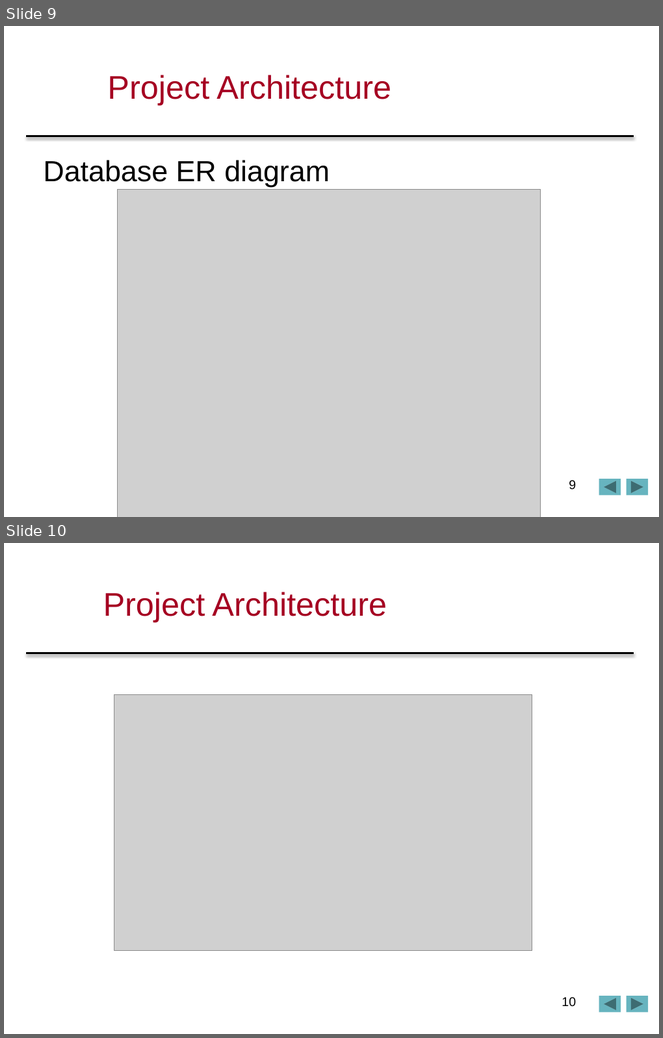
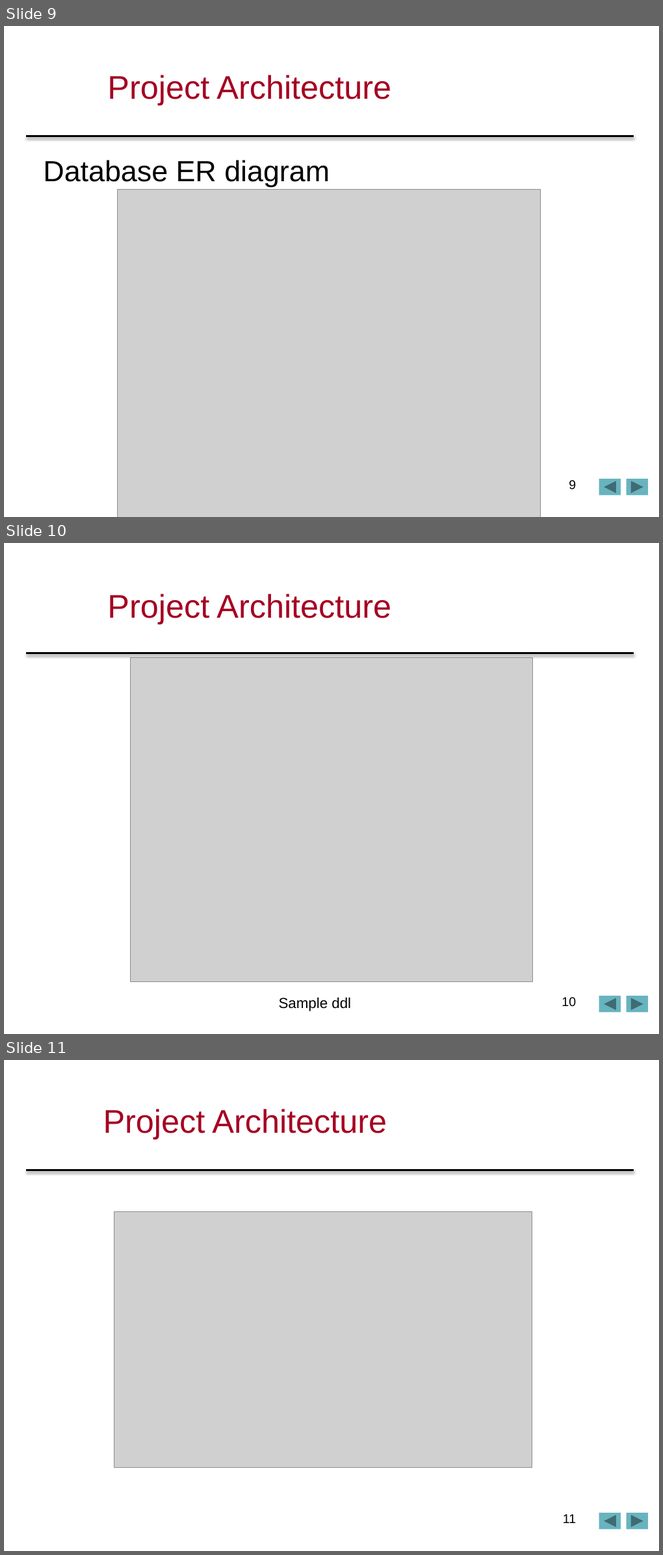
Before and after one commit to sonialin/comp433p2p3, a slide deck: comp433p2p3/COMP433FinalPPT.pptx. Shown one above the other, each under a label of ours: slides 9 and 10 before the commit, slides 9, 10 and 11 after it. The pictures are 663x1038 and 663x1555 pixels, drawn with LibreOffice and Linux fonts; fonts in the diff are those of the drawing; grey boxes stand for pictures; background and template pictures are left out. Boxes give left, top, right and bottom in pixels: in the first picture for what was removed or moved away, otherwise in the second. Text is boxed around its words. In the diff, an @@ line names an element or a change of style, - is before the commit and + after.

```diff
--- a/comp433p2p3/COMP433FinalPPT.pptx
+++ b/comp433p2p3/COMP433FinalPPT.pptx
@@ slide 10 added at box(4, 543, 659, 1034), background #FFFFFF; not listed: 3 template elements that a slide beside it also shows @@
@@ title added at box(107, 594, 391, 624), 36 pt, text #A50021 @@
+Project Architecture
@@ picture added at box(131, 657, 533, 982) @@
@@ text added at box(279, 997, 351, 1012), 16 pt, text #000000 @@
+Sample ddl
@@ page number added at box(562, 997, 576, 1007), 14 pt, text #000000 @@
+10
@@ what was slide 10 is now slide 11 @@
@@ page number at box(563, 1514, 576, 1523): text changed @@
-10
+11
```
Also in this commit, not shown: 6 slides changed, 1 other file.
